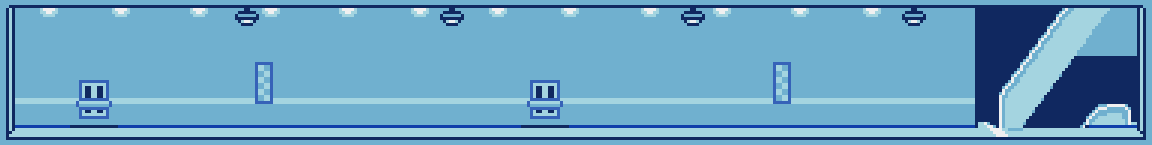
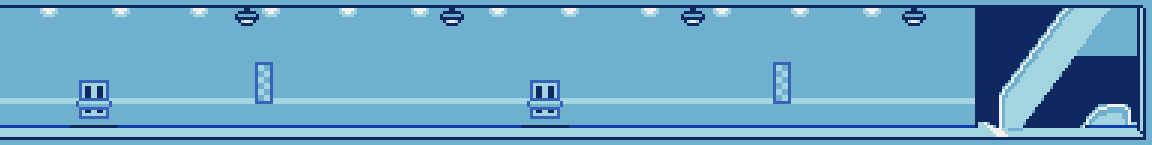
Two versions of the same layered image (1152x145). Layer-by-layer changes:
hid "Start" over (0, 5, 15, 140)
